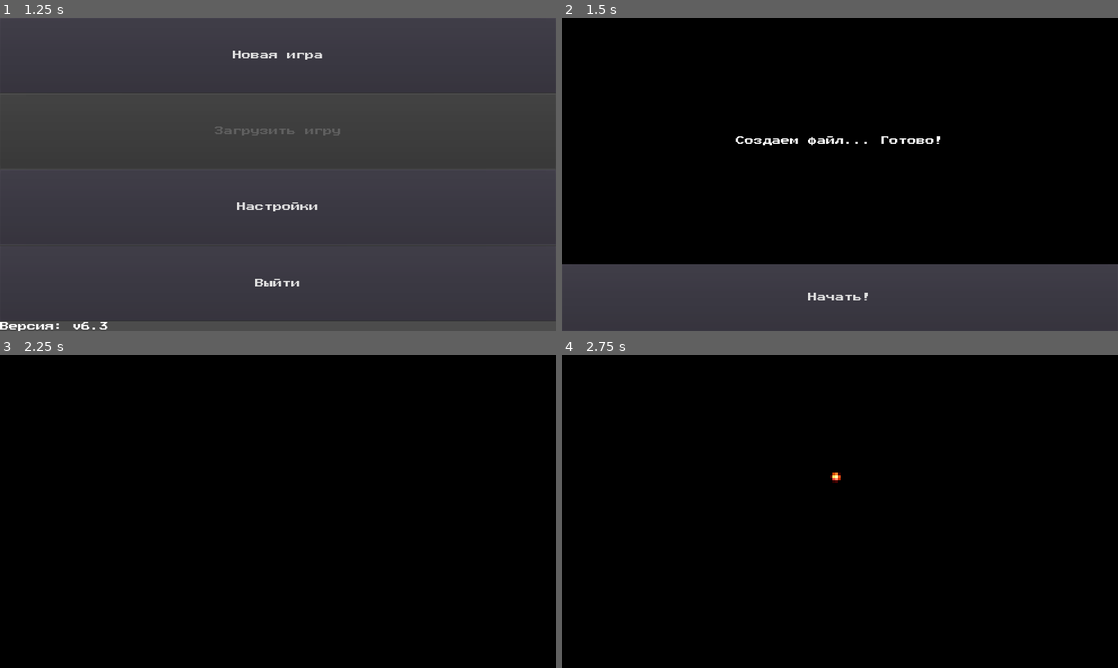
Above: before the commit, frames 1-4 (two rows, left to right).
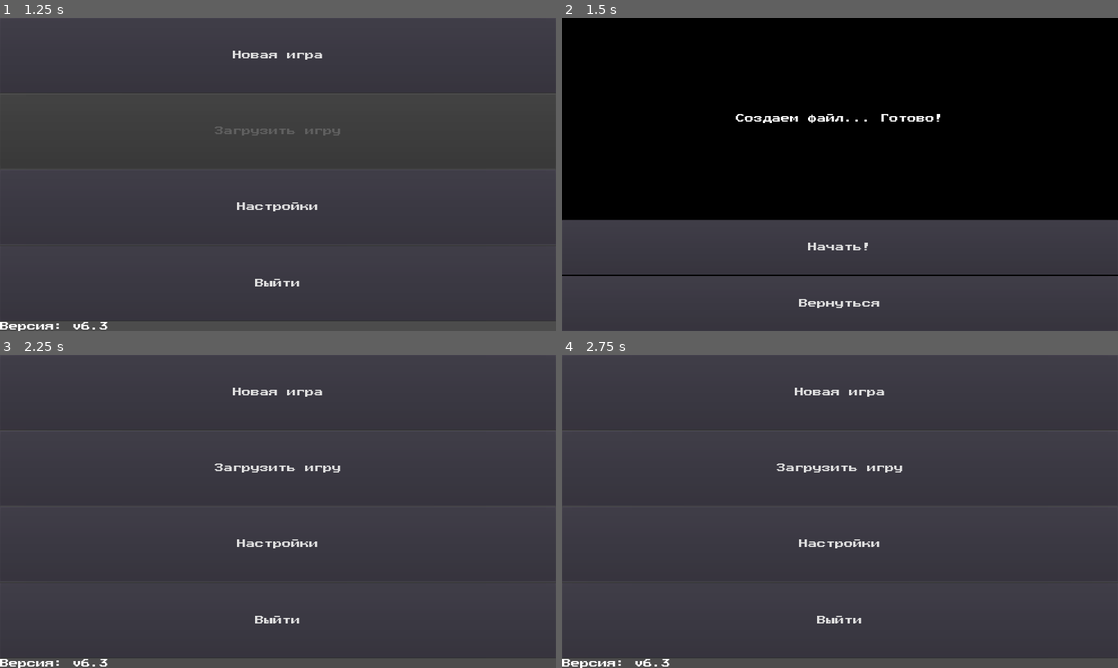
Above: after the commit, the same moments.

Repository: ordinary-dev/student-quest
Game: Godot game, scene res://Scenes/menu/load.tscn
Same seed, same stepped clock (60 frames per second), same inputs: the game is played once before the commit and once after it. This scene is started directly instead of the project's main scene.
Inputs (mouse positions are in pixels of both pictures, inside the frame that each line leads up to):
- Up to frame 1 (1.25 s): click "Назад в меню" at 0.5 s
- Up to frame 2 (1.5 s): click "Новая игра" at 1.25 s
- Up to frame 3 (2.25 s): click (278, 639) at 2 s, where only the run after the commit has a clickable "Вернуться"
- Up to frame 4 (2.75 s): no input

Frame 1 is identical in both runs. In frame 2, 16% of the frame differs, in the area x 0-100%, y 30-93%; in frame 3, 100%, in the area x 0-100%, y 0-100%; in frame 4, 100%.
Error after the commit: Invalid operands 'int' and 'Nil' in operator '<='. (res://Scripts/global.gd:72)

Commit message:
Save the completed stage

Diff:
--- a/Scenes/1.beggining/fireworks.tscn
+++ b/Scenes/1.beggining/fireworks.tscn
@@ -11,6 +11,11 @@
 
 
 func _on_AnimatedSprite_animation_finished():
+	# Обновить информацию об этапе
+	var fl = File.new()
+	fl.open(\"user://save.\" + str(get_node(\"/root/global\").loaded) + \".txt\", File.WRITE)
+	fl.store_line(to_json({\"stage\":1}))
+	fl.close()
 	assert(get_tree().change_scene(\"res://Scenes/menu/menu.tscn\") == OK)
 "
 
--- a/Scenes/menu/load.tscn
+++ b/Scenes/menu/load.tscn
@@ -34,6 +34,7 @@
 	var box = get_node(\"ColorRect/VBoxContainer\")
 	# Глобальный объект
 	var glob = get_node(\"/root/global\")
+	var list = []
 	# Для всех номеров сохраненных игр
 	for i in glob.saved_games:
 		var cont = HBoxContainer.new()
@@ -48,9 +49,21 @@
 		del.connect(\"pressed\", self, \"on_Del_Pressed\", [i])
 		# Переименовать контейнер и добавить элементы
 		cont.name = str(i)
+		btn.name = \"Button\"
 		cont.add_child(btn)
 		cont.add_child(del)
 		box.add_child(cont)
+		# Добавить stage из файла в список,
+		# чтобы потом найти описание этапа
+		var fl = File.new()
+		fl.open(\"user://save.\" + str(i) + \".txt\", File.READ)
+		var stage = 0
+		var content = parse_json(fl.get_line())
+		if content != null:
+			if content.has(\"stage\"):
+				stage = content[\"stage\"]
+		list.push_back(int(stage))
+		fl.close()
 	# Кнопка возврата
 	var btn = Button.new()
 	btn.text = \"Назад в меню\"
@@ -58,6 +71,12 @@
 	btn.size_flags_vertical = SIZE_EXPAND_FILL
 	btn.connect(\"pressed\", self, \"on_Button_Pressed\")
 	box.add_child(btn)
+	# Обновить этапы
+	var dat = get_node(\"/root/global\").get_event_names(list)
+	var ind = 0
+	for i in glob.saved_games:
+		get_node(\"ColorRect/VBoxContainer/\" + str(i) + \"/Button\").text = dat[str(list[ind])]
+		ind+=1
 "
 
 [node name="Control" type="Control"]
--- a/Scenes/menu/new.tscn
+++ b/Scenes/menu/new.tscn
@@ -6,12 +6,13 @@
 
 export (NodePath) var label
 export (NodePath) var button
+export (NodePath) var buttonback
 
+var num
 
 func _ready():
 	# Создать новый файл save.n.txt
 	var glob = get_node(\"/root/global\")
-	var num
 	if glob.saved_games.size() != 0:
 		num = glob.saved_games.back() + 1
 	else:
@@ -19,7 +20,9 @@
 	var file_path = \"user://save.\" + str(num) + \".txt\"
 	var fl = File.new()
 	fl.open(file_path, File.WRITE)
-	# Оставить его пока пустым
+	# Сохранить номер этапа
+	var dat = {\"stage\":0}
+	fl.store_line(to_json(dat))
 	fl.close()
 	# Добавить номер в массив
 	glob.saved_games.push_back(num)
@@ -28,11 +31,19 @@
 	# Дать игроку знать, что он может играть
 	get_node(label).text += \" Готово!\"
 	get_node(button).disabled = false
+	get_node(buttonback).disabled = false
 
 
 func _on_Button_pressed():
 	get_node(\"/root/fx\").call(\"click1\")
+	get_node(\"/root/global\").loaded = num
 	assert(get_tree().change_scene(\"res://Scenes/1.beggining/fireworks.tscn\") == OK)
+
+
+func _on_ButtonBack_pressed():
+	get_node(\"/root/fx\").call(\"click1\")
+	assert(get_tree().change_scene(\"res://Scenes/menu/menu.tscn\") == OK)
+
 "
 
 [node name="Control" type="Control"]
@@ -44,6 +55,7 @@
 }
 label = NodePath("ColorRect/VBoxContainer/Label")
 button = NodePath("ColorRect/VBoxContainer/Button")
+buttonback = NodePath("ColorRect/VBoxContainer/Button2")
 
 [node name="ColorRect" type="ColorRect" parent="."]
 anchor_right = 1.0
@@ -59,7 +71,7 @@
 
 [node name="Label" type="Label" parent="ColorRect/VBoxContainer"]
 margin_right = 1920.0
-margin_bottom = 845.0
+margin_bottom = 693.0
 size_flags_vertical = 7
 size_flags_stretch_ratio = 3.67
 text = "Создаем файл..."
@@ -67,10 +79,19 @@
 valign = 1
 
 [node name="Button" type="Button" parent="ColorRect/VBoxContainer"]
-margin_top = 849.0
+margin_top = 697.0
+margin_right = 1920.0
+margin_bottom = 886.0
+size_flags_vertical = 3
+disabled = true
+text = "Начать!"
+
+[node name="Button2" type="Button" parent="ColorRect/VBoxContainer"]
+margin_top = 890.0
 margin_right = 1920.0
 margin_bottom = 1080.0
 size_flags_vertical = 3
 disabled = true
-text = "Начать!"
+text = "Вернуться"
 [connection signal="pressed" from="ColorRect/VBoxContainer/Button" to="." method="_on_Button_pressed"]
+[connection signal="pressed" from="ColorRect/VBoxContainer/Button2" to="." method="_on_ButtonBack_pressed"]
--- /dev/null
+++ b/Scripts/events.tres
@@ -0,0 +1,2 @@
+Ночь
+Путь
--- a/Scripts/global.gd
+++ b/Scripts/global.gd
@@ -15,6 +15,9 @@
 
 # Все файлы с сохранениями игр названы user://save.<номер>.txt
 var saved_games = []
+
+# Для того, чтобы игра знала, в какой файл сохранять данные
+var loaded = 0
 
 # Создать словарь с переменными для сохранения
 func gen_dict():
@@ -57,3 +60,19 @@
 		# Значения по-умолчанию
 		ost.volume_db = 0
 		fx.volume_db = 0
+
+func get_event_names(list):
+	var i = 0
+	var last = list.max()
+	var dict = {}
+	#OS.alert(str(list))
+	var fl = File.new()
+	var st = ""
+	fl.open("res://Scripts/events.tres", File.READ)
+	while i <= last:
+		st = fl.get_line()
+		if list.has(i):
+			dict[str(i)] = st
+		i+=1
+	fl.close()
+	return dict
